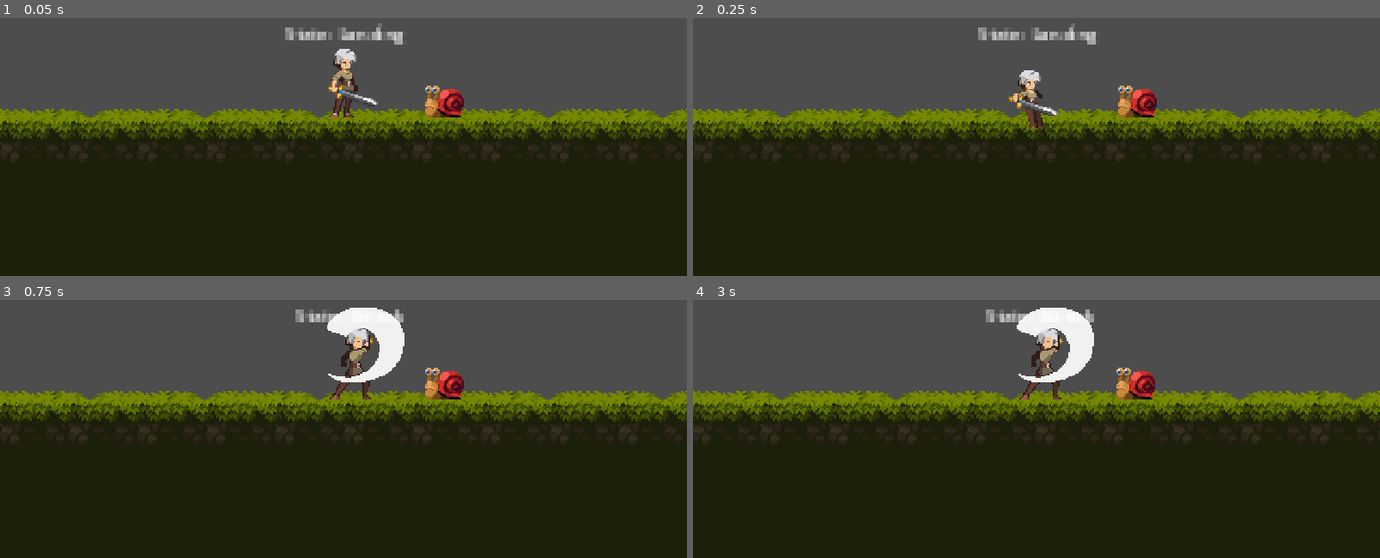
Above: before the commit, frames 1-4 (two rows, left to right).
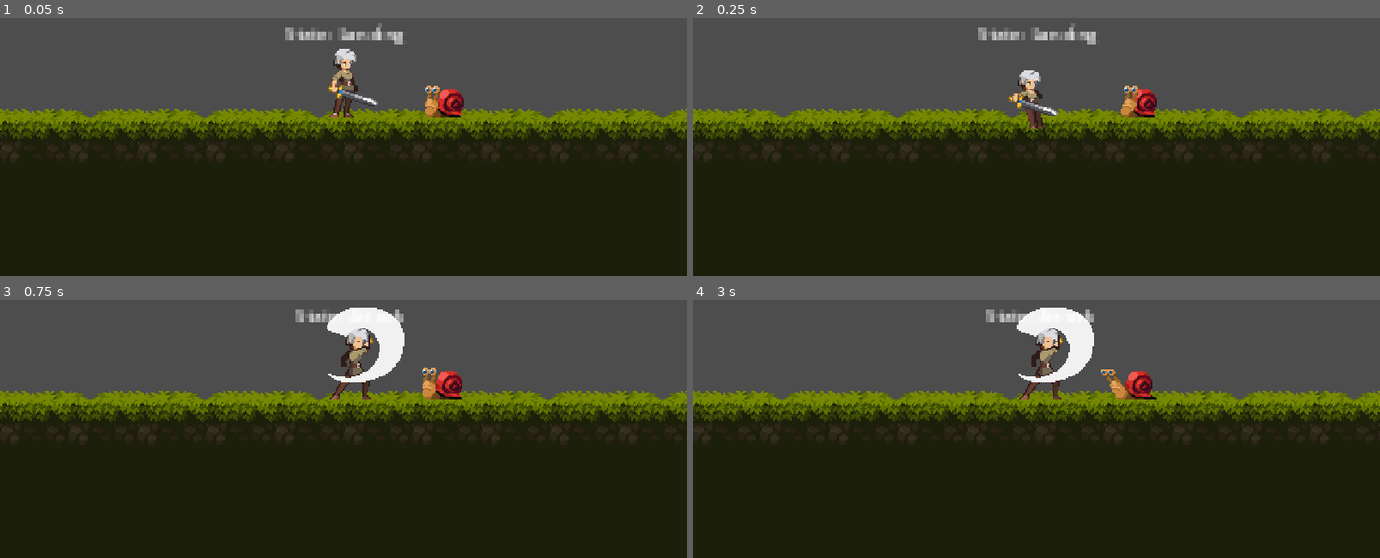
Above: after the commit, the same moments.

Repository: ericvennemeyer/ChrisTutorials2DPlatformer
Game: Godot game, scene res://Levels/test_level.tscn
Same seed, same stepped clock (60 frames per second), same inputs: the game is played once before the commit and once after it.
Inputs:
- Up to frame 1 (0.05 s): no input
- Up to frame 2 (0.25 s): no input
- Up to frame 3 (0.75 s): hold D (move_right) from 0.53 s (still down); hold F (attack) from 0.53 s (still down)
- Up to frame 4 (3 s): tap Space (jump) at 0.77, 1.52 s; release F (attack) at 1.28 s; tap F (attack) at 1.35, 2.85 s; release D (move_right) at 2.03 s; hold A (move_left) 2.03-2.78 s; hold F (attack) 2.03-2.78 s; hold D (move_right) from 2.78 s (still down)

Frame 1 is identical in both runs. In frame 2, 0.2% of the frame differs, in the area x 61-68%, y 26-39%; in frame 3, 0.3%; in frame 4, 0.5%, in the area x 59-68%, y 26-39%.

Commit message:
Add snail death animation. Set up snail AnimationTree

Diff:
--- a/Character/player.tscn
+++ b/Character/player.tscn
@@ -493,6 +493,7 @@
 state_machine = NodePath("../CharacterStateMachine")
 
 [node name="SwordAttackArea" type="Area2D" parent="."]
+monitoring = false
 script = ExtResource("13_7nq60")
 
 [node name="CollisionShape2D" type="CollisionShape2D" parent="SwordAttackArea"]
--- a/Enemies/Snail/snail.tscn
+++ b/Enemies/Snail/snail.tscn
@@ -1,7 +1,8 @@
-[gd_scene load_steps=7 format=3 uid="uid://py2uj3m4hnuo"]
+[gd_scene load_steps=14 format=3 uid="uid://py2uj3m4hnuo"]
 
 [ext_resource type="Texture2D" uid="uid://dlfy85jq6jt3m" path="res://Art/Legacy-Fantasy - High Forest 2.3/Mob/Snail/walk-Sheet.png" id="1_qbwvu"]
 [ext_resource type="Script" path="res://Enemies/Snail/Damageable.gd" id="2_mv2o3"]
+[ext_resource type="Texture2D" uid="uid://gbqxgunmvmbd" path="res://Art/Legacy-Fantasy - High Forest 2.3/Mob/Snail/Dead-Sheet.png" id="2_vkj2s"]
 
 [sub_resource type="RectangleShape2D" id="RectangleShape2D_w5f5n"]
 size = Vector2(27, 26)
@@ -62,11 +63,70 @@
 "values": [0]
 }
 
+[sub_resource type="Animation" id="Animation_y05kg"]
+resource_name = "dead"
+length = 0.8
+tracks/0/type = "value"
+tracks/0/imported = false
+tracks/0/enabled = true
+tracks/0/path = NodePath("Sprite2D:texture")
+tracks/0/interp = 1
+tracks/0/loop_wrap = true
+tracks/0/keys = {
+"times": PackedFloat32Array(0),
+"transitions": PackedFloat32Array(1),
+"update": 1,
+"values": [ExtResource("2_vkj2s")]
+}
+tracks/1/type = "value"
+tracks/1/imported = false
+tracks/1/enabled = true
+tracks/1/path = NodePath("Sprite2D:hframes")
+tracks/1/interp = 1
+tracks/1/loop_wrap = true
+tracks/1/keys = {
+"times": PackedFloat32Array(0),
+"transitions": PackedFloat32Array(1),
+"update": 1,
+"values": [8]
+}
+tracks/2/type = "value"
+tracks/2/imported = false
+tracks/2/enabled = true
+tracks/2/path = NodePath("Sprite2D:frame")
+tracks/2/interp = 1
+tracks/2/loop_wrap = true
+tracks/2/keys = {
+"times": PackedFloat32Array(0, 0.1, 0.2, 0.3, 0.4, 0.5, 0.6, 0.7),
+"transitions": PackedFloat32Array(1, 1, 1, 1, 1, 1, 1, 1),
+"update": 1,
+"values": [0, 1, 2, 3, 4, 5, 6, 7]
+}
+
 [sub_resource type="AnimationLibrary" id="AnimationLibrary_lqf3p"]
 _data = {
 "RESET": SubResource("Animation_71p7x"),
+"dead": SubResource("Animation_y05kg"),
 "walk": SubResource("Animation_2qb2k")
 }
+
+[sub_resource type="AnimationNodeAnimation" id="AnimationNodeAnimation_oj1x0"]
+animation = &"dead"
+
+[sub_resource type="AnimationNodeAnimation" id="AnimationNodeAnimation_pywif"]
+animation = &"walk"
+
+[sub_resource type="AnimationNodeStateMachineTransition" id="AnimationNodeStateMachineTransition_syvpt"]
+advance_mode = 2
+
+[sub_resource type="AnimationNodeStateMachineTransition" id="AnimationNodeStateMachineTransition_jfkl5"]
+
+[sub_resource type="AnimationNodeStateMachine" id="AnimationNodeStateMachine_6bnbl"]
+states/dead/node = SubResource("AnimationNodeAnimation_oj1x0")
+states/dead/position = Vector2(537, 100)
+states/walk/node = SubResource("AnimationNodeAnimation_pywif")
+states/walk/position = Vector2(361.5, 99.75)
+transitions = ["Start", "walk", SubResource("AnimationNodeStateMachineTransition_syvpt"), "walk", "dead", SubResource("AnimationNodeStateMachineTransition_jfkl5")]
 
 [node name="Snail" type="CharacterBody2D"]
 
@@ -75,7 +135,7 @@
 shape = SubResource("RectangleShape2D_w5f5n")
 
 [node name="Sprite2D" type="Sprite2D" parent="."]
-texture = ExtResource("1_qbwvu")
+texture = ExtResource("2_vkj2s")
 hframes = 8
 
 [node name="AnimationPlayer" type="AnimationPlayer" parent="."]
@@ -83,6 +143,10 @@
 "": SubResource("AnimationLibrary_lqf3p")
 }
 
+[node name="AnimationTree" type="AnimationTree" parent="."]
+tree_root = SubResource("AnimationNodeStateMachine_6bnbl")
+anim_player = NodePath("../AnimationPlayer")
+
 [node name="Damageable" type="Node" parent="." node_paths=PackedStringArray("actor")]
 script = ExtResource("2_mv2o3")
 actor = NodePath("..")
